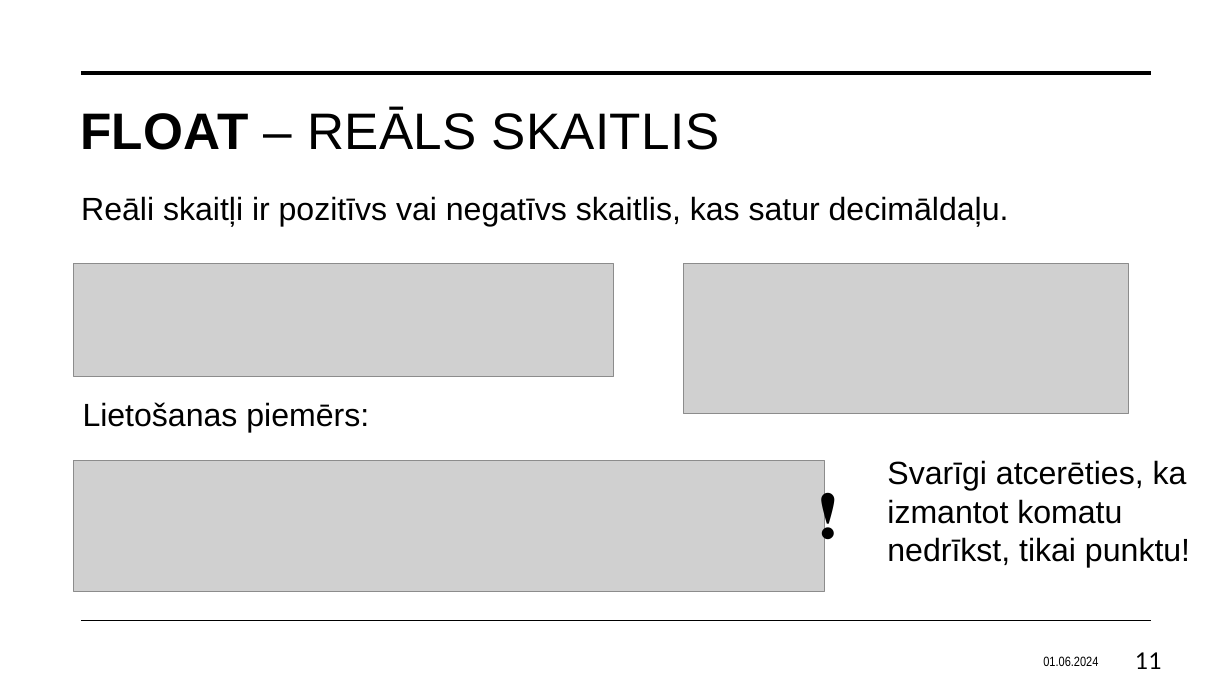
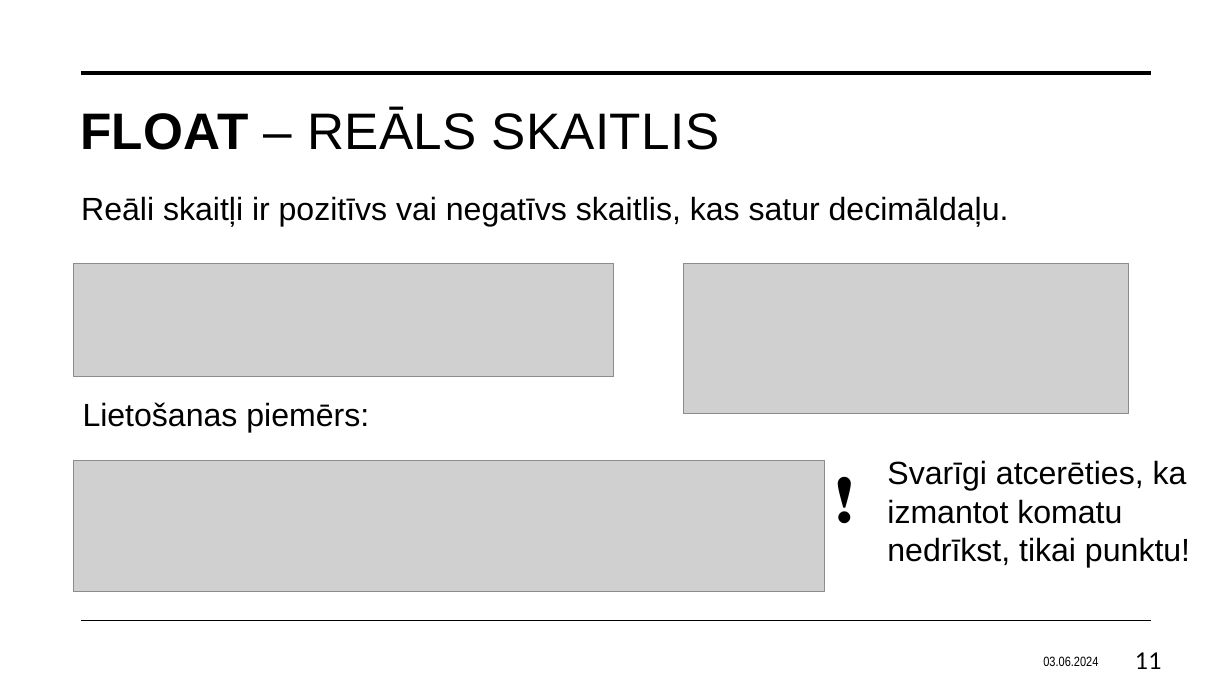
Before and after one commit to Gerda155/Fedotova_Eksamens, a slide deck: slide 11 of Fedotova_macibuMaterials.pptx. Drawn at 1232x693 pixels with LibreOffice and Linux fonts; fonts in the diff are those of the drawing; grey boxes stand for pictures. Boxes give left, top, right and bottom in pixels: in the first picture for what was removed or moved away, otherwise in the second. Text is boxed around its words. In the diff, an @@ line names an element or a change of style, - is before the commit and + after.

```diff
--- a/Fedotova_macibuMaterials.pptx
+++ b/Fedotova_macibuMaterials.pptx
@@ text "❗": place and size @@
-text "❗" at (809, 475, 909, 546)
+text "❗" at (824, 460, 924, 531)
@@ text at (1043, 656, 1098, 666): text changed @@
-01.06.2024
+03.06.2024
```
Also in this commit, not shown: 18 other slides changed, 5 slides added, 10 slides removed.
